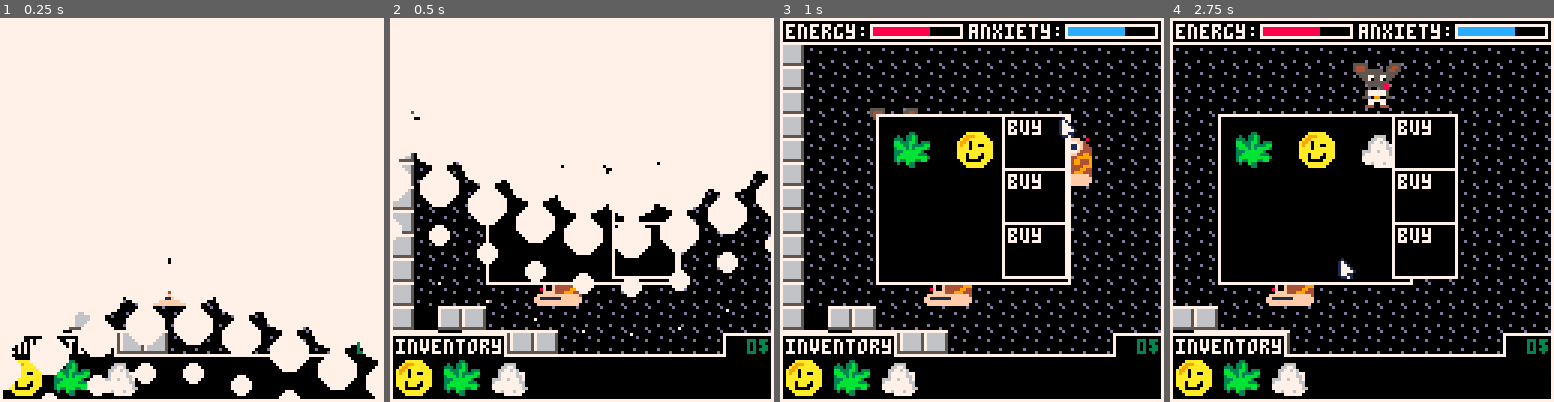
Above: before the commit, frames 1-4 (left to right).
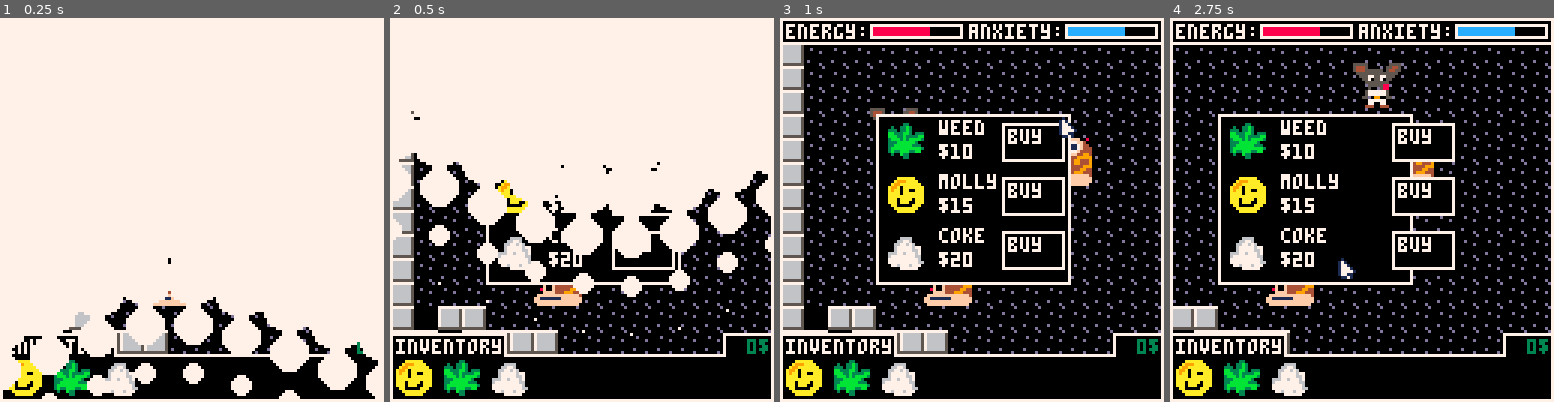
Above: after the commit, the same moments.

Repository: ekaktusz/ld53delivery
Game: PICO-8 cartridge delivery.p8
Same seed, same stepped clock (60 frames per second), same inputs: the game is played once before the commit and once after it.
Inputs (mouse positions are in pixels of both pictures, inside the frame that each line leads up to):
- Up to frame 1 (0.25 s): no input
- Up to frame 2 (0.5 s): tap X (X key) at 0.33 s
- Up to frame 3 (1 s): click (1060, 121) at 0.67 s
- Up to frame 4 (2.75 s): tap X (X key) at 1.07, 1.85 s; click (1216, 267) at 1.22 s; hold Right 1.6-2.1 s; click (1277, 114) at 1.77 s; hold Up 2.15-2.42 s; click (1342, 259) at 2.32 s; hold Right from 2.47 s (still down)

Frame 1 is identical in both runs. In frame 2, 1.6% of the frame differs, in the area x 28-75%, y 39-68%; in frame 3, 6.1%; in frame 4, 7.0%, in the area x 15-75%, y 25-68%.

Commit message:
button and shop improvements

Diff:
--- a/include/button.lua
+++ b/include/button.lua
@@ -5,21 +5,26 @@
         w=_w,
         h=_h,
         text=_text,
-        on_click = nil
+        on_click = nil,
+        click_c = 3,
+        c = 0
     }
     return button
 end
 
 function button_draw(button)
     rectfill(button.x+cam.x, button.y+cam.y, button.x+cam.x+button.w, button.y+cam.y+button.h, 7)
-    rectfill(button.x+cam.x+1, button.y+cam.y+1, button.x+cam.x+button.w-1, button.y+cam.y+button.h-1, 0)
+    rectfill(button.x+cam.x+1, button.y+cam.y+1, button.x+cam.x+button.w-1, button.y+cam.y+button.h-1, button.c)
     print("buy",button.x+cam.x+2, button.y+cam.y+2,7)
 end
 
 function button_update(button)
-    if mouse_in_area(button.x+cam.x, button.y+cam.y, button.w, button.h) then
+    if mouse_in_area(button.x+cam.x, button.y+cam.y, button.w, button.h) and mouse.click then
+        button.c = button.click_c
         if button.on_click != nil then
             button.on_click()
         end
+    else
+        button.c = 0
     end
 end
--- a/include/dealer.lua
+++ b/include/dealer.lua
@@ -13,9 +13,9 @@
         h = 56
     }
     dealer.in_shop = true
-    dealer.buy_btn1 = button_new(shop.x + flr(shop.w/3)*2, shop.y,                 flr(shop.w/3), flr(shop.h/3), "buy")
-    dealer.buy_btn2 = button_new(shop.x + flr(shop.w/3)*2, shop.y+flr(shop.h/3),   flr(shop.w/3), flr(shop.h/3), "buy")
-    dealer.buy_btn3 = button_new(shop.x + flr(shop.w/3)*2, shop.y+flr(shop.h/3)*2, flr(shop.w/3), flr(shop.h/3), "buy")
+    dealer.buy_btn1 = button_new(shop.x + flr(shop.w/3)*2, shop.y + 3,                 flr(shop.w/3)-1, 12, "buy")
+    dealer.buy_btn2 = button_new(shop.x + flr(shop.w/3)*2, shop.y+flr(shop.h/3) + 3,   flr(shop.w/3)-1, 12, "buy")
+    dealer.buy_btn3 = button_new(shop.x + flr(shop.w/3)*2, shop.y+flr(shop.h/3)*2 + 3, flr(shop.w/3)-1, 12, "buy")
 end
 
 
@@ -29,17 +29,28 @@
 
 local function dealer_draw_shop()
     rectfill(shop.x, shop.y, shop.x+shop.w, shop.y+shop.h, 7)
-        rectfill(shop.x+1, shop.y+1, shop.x+shop.w-1, shop.y+shop.h-1, 0)
+    rectfill(shop.x+1, shop.y+1, shop.x+shop.w-1, shop.y+shop.h-1, 0)
 
-        local offset_x = 4
-        local offset_y = 4
-        sspr(48, 0, 16, 16, shop.x + offset_x, shop.y + offset_y)
-        sspr(96, 0, 16, 16, shop.x+shop.w/3 + offset_x, shop.y + offset_y)
-        sspr(80, 0, 16, 16, shop.x+shop.w/3*2 + offset_x, shop.y + offset_y)
+    local offset_x = 2
+    local offset_y = 1
 
-        button_draw(dealer.buy_btn1)
-        button_draw(dealer.buy_btn2)
-        button_draw(dealer.buy_btn3)
+    sspr(48, 0, 16, 16, shop.x + offset_x, shop.y + offset_y) -- marijuana
+    sspr(96, 0, 16, 16, shop.x + offset_x, shop.y + offset_y + flr(shop.h/3)) -- ecstasy
+    sspr(80, 0, 16, 16, shop.x + offset_x, shop.y + offset_y + flr(shop.h/3*2)) -- cocaine
+
+    offset_y = 2
+
+    print("weed", shop.x + flr(shop.w/3),  shop.y + offset_y, 7)
+    print("molly", shop.x + flr(shop.w/3),  shop.y + offset_y + flr(shop.h/3),7)
+    print("coke",  shop.x + flr(shop.w/3), shop.y + offset_y + flr(shop.h/3)*2,7)
+
+    print("$10", shop.x + flr(shop.w/3),  shop.y + offset_y + 8, 7)
+    print("$15", shop.x + flr(shop.w/3),  shop.y + offset_y + 8 + flr(shop.h/3),7)
+    print("$20",  shop.x + flr(shop.w/3), shop.y + offset_y + 8 + flr(shop.h/3)*2,7)
+
+    button_draw(dealer.buy_btn1)
+    button_draw(dealer.buy_btn2)
+    button_draw(dealer.buy_btn3)
 end
 
 function dealer_draw()
